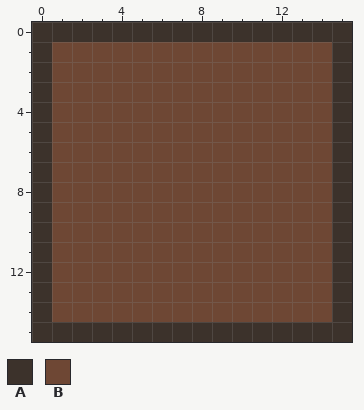
Pixel-art sprite: img/selectionTile.png. Above, as it was before the edit.
The file is 64x64 pixels, drawn in blocks of 4x4; one block is one cell here.
Palette (. is transparent): A #3c322b  B #6e4734
Pixels before, first column x 0:
 0 AAAAAAAAAAAAAAAA
 1 ABBBBBBBBBBBBBBA
 2 ABBBBBBBBBBBBBBA
 3 ABBBBBBBBBBBBBBA
 4 ABBBBBBBBBBBBBBA
 5 ABBBBBBBBBBBBBBA
 6 ABBBBBBBBBBBBBBA
 7 ABBBBBBBBBBBBBBA
 8 ABBBBBBBBBBBBBBA
 9 ABBBBBBBBBBBBBBA
10 ABBBBBBBBBBBBBBA
11 ABBBBBBBBBBBBBBA
12 ABBBBBBBBBBBBBBA
13 ABBBBBBBBBBBBBBA
14 ABBBBBBBBBBBBBBA
15 AAAAAAAAAAAAAAAA
The result:
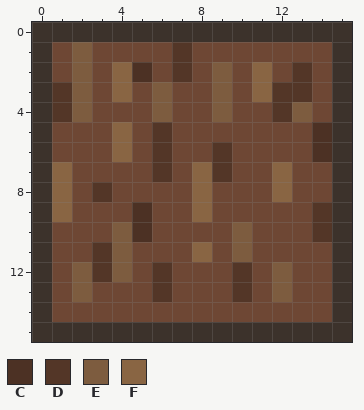
Colours new in this view: C #4c3124  D #533627  E #7d5c3f  F #896543
Change:
y 1: x 2 B -> E; x 7 B -> D
y 2: x 2 B -> E; x 4..5 BB -> FC; x 7 B -> D; x 9 B -> E; x 11 B -> F; x 13 B -> D
y 3: x 1..2 BB -> DE; x 4 B -> F; x 6 B -> E; x 9 B -> E; x 11..13 BBB -> FDD
y 4: x 1..2 BB -> DE; x 6 B -> E; x 9 B -> E; x 12..13 BB -> DE
y 5: x 4 B -> F; x 6 B -> D; x 14 B -> C
y 6: x 4 B -> F; x 6 B -> D; x 9 B -> D; x 14 B -> C
y 7: x 1 B -> F; x 6 B -> D; x 8..9 BB -> FD; x 12 B -> F
y 8: x 1 B -> F; x 3 B -> D; x 8 B -> F; x 12 B -> F
y 9: x 1 B -> F; x 5 B -> C; x 8 B -> F; x 14 B -> D
y 10: x 4..5 BB -> EC; x 10 B -> E; x 14 B -> D
y 11: x 3..4 BB -> DE; x 8 B -> F; x 10 B -> E
y 12: x 2..4 BBB -> EDE; x 6 B -> D; x 10 B -> D; x 12 B -> E
y 13: x 2 B -> E; x 6 B -> D; x 10 B -> D; x 12 B -> E
Boxes around the changes in both pictures, in picture pixels (x1, y1, x2, y2):
changed: (52, 42, 332, 302)
